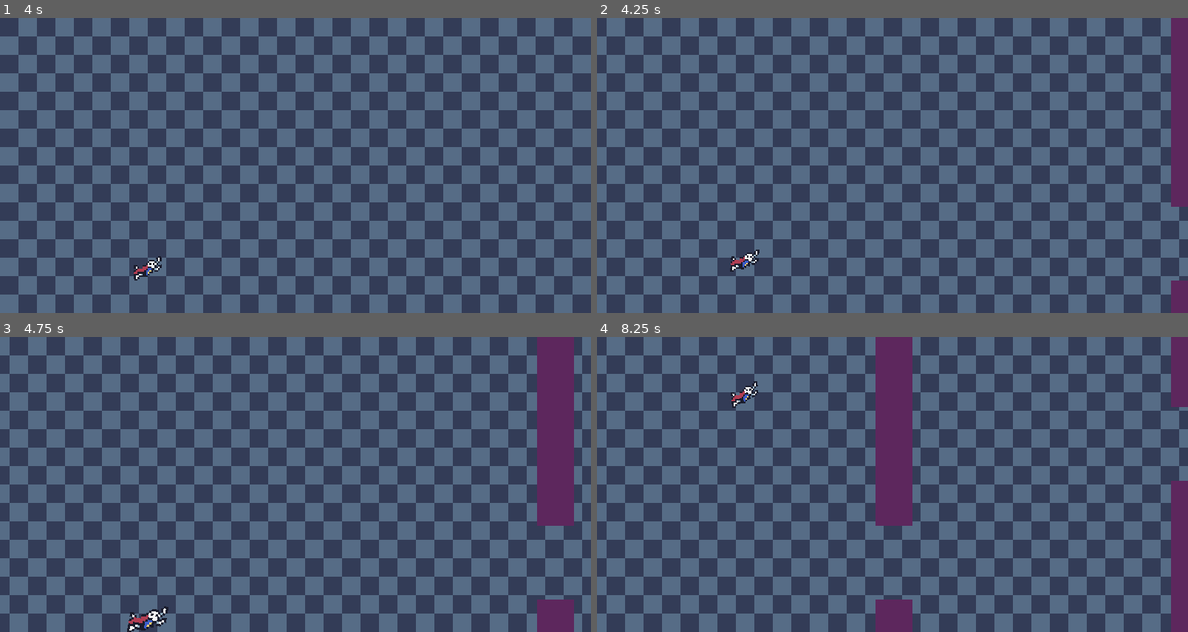
Above: before the commit, frames 1-4 (two rows, left to right).
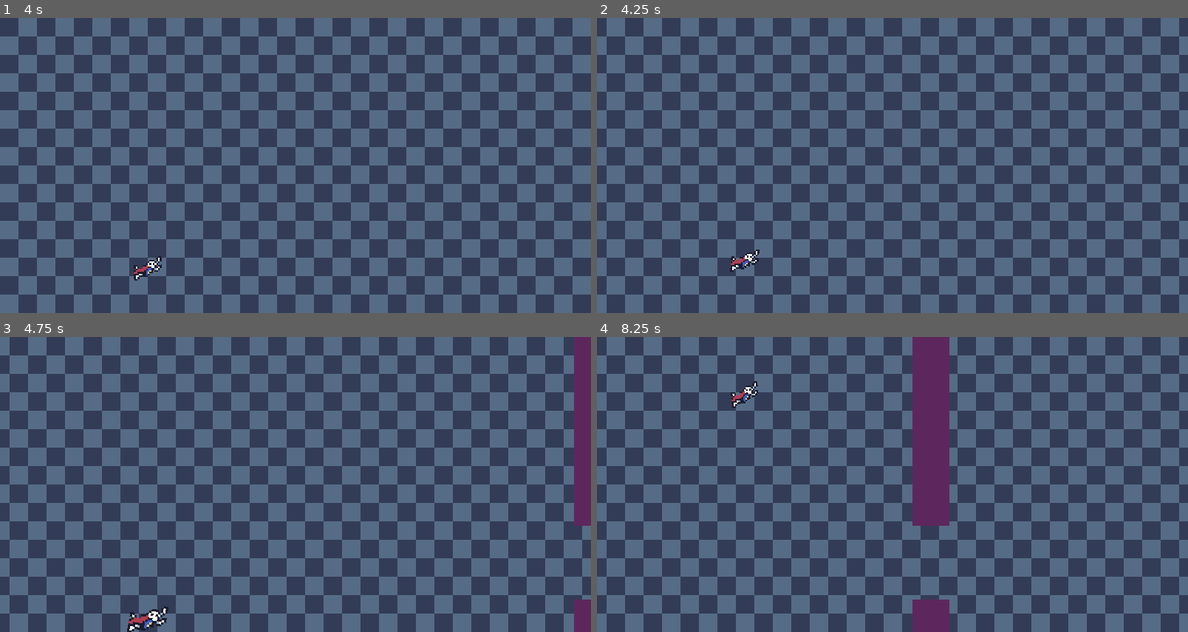
Above: after the commit, the same moments.

Repository: shadow-crafter/Super-Scale-Man
Game: Godot game, scene res://Scenes/game.tscn
Two runs of this game, one before a commit and one after it. Both use one fixed random seed, a clock stepped at 60 frames per second and the inputs below.
Inputs (mouse positions are in pixels of both pictures, inside the frame that each line leads up to):
- Up to frame 1 (4 s): move the mouse to (425, 150) at 0.52 s; hold W (Move_up) 0.53-1.28 s; right-click (425, 150) at 0.6 s; move the mouse to (177, 180) at 1.27 s; hold S (Move_down) 1.28-2.03 s; click (177, 180) at 1.35 s; move the mouse to (354, 100) at 2.02 s; hold W (Move_up) 2.03-3.53 s; right-click (354, 100) at 2.1 s; move the mouse to (265, 224) at 2.77 s; click (265, 224) at 2.85 s; move the mouse to (472, 209) at 3.52 s; hold S (Move_down) from 3.53 s (still down); right-click (472, 209) at 3.6 s
- Up to frame 2 (4.25 s): keep holding S (Move_down)
- Up to frame 3 (4.75 s): keep holding S (Move_down); move the mouse to (118, 440) at 4.27 s; click (118, 440) at 4.35 s
- Up to frame 4 (8.25 s): move the mouse to (922, 484) at 5.02 s; right-click (922, 484) at 5.1 s; move the mouse to (803, 410) at 5.77 s; release S (Move_down) at 5.78 s; hold W (Move_up) 5.78-8.03 s; click (803, 410) at 5.85 s; move the mouse to (1022, 469) at 6.52 s; right-click (1022, 469) at 6.6 s; move the mouse to (774, 499) at 7.27 s; click (774, 499) at 7.35 s; move the mouse to (951, 419) at 8.02 s; hold S (Move_down) from 8.03 s (still down); right-click (951, 419) at 8.1 s

Frame 1 is identical in both runs. In frame 2, 2.2% of the frame differs, in the area x 97-100%, y 0-100%; in frame 3, 6.8%; in frame 4, 12%, in the area x 47-100%, y 0-100%.

Commit message:
Add button segment
Added button segment. When you press the button, the obstacle disappears.

Diff:
--- a/Resources/level_segment/level_segment.gd
+++ b/Resources/level_segment/level_segment.gd
@@ -2,7 +2,7 @@
 
 @export var move_speed = 64.0
 
-func _physics_process(delta: float) -> void:
+func _process(delta: float) -> void:
 	position.x -= move_speed * delta
 
 func _on_visible_on_screen_notifier_2d_screen_exited() -> void:
--- a/Scenes/Player/player.gd
+++ b/Scenes/Player/player.gd
@@ -1,4 +1,4 @@
-extends CharacterBody2D
+class_name Player extends CharacterBody2D
 
 @export var move_speed: float = 256.0
 @export var acceleration: float = 256.0
--- /dev/null
+++ b/Scenes/button/button.gd
@@ -0,0 +1,13 @@
+extends Area2D
+
+var pressed: bool = false
+
+@onready var sprite: Sprite2D = $Sprite2D
+
+func _on_area_entered(_area: Area2D) -> void:
+	pressed = true
+	sprite.frame = int(pressed)
+
+func _on_area_exited(_area: Area2D) -> void:
+	pressed = false
+	sprite.frame = int(pressed)
--- /dev/null
+++ b/Scenes/button/button.tscn
@@ -0,0 +1,23 @@
+[gd_scene load_steps=4 format=3 uid="uid://cd54ux3r0giuf"]
+
+[ext_resource type="Texture2D" uid="uid://daam3j54hl4qq" path="res://Assets/Button-Sheet.png" id="1_3ct5x"]
+[ext_resource type="Script" path="res://Scenes/button/button.gd" id="1_kifw2"]
+
+[sub_resource type="RectangleShape2D" id="RectangleShape2D_b3on0"]
+size = Vector2(42, 42)
+
+[node name="Button" type="Area2D"]
+collision_layer = 4
+script = ExtResource("1_kifw2")
+
+[node name="Sprite2D" type="Sprite2D" parent="."]
+scale = Vector2(2, 2)
+texture = ExtResource("1_3ct5x")
+hframes = 2
+
+[node name="CollisionShape2D" type="CollisionShape2D" parent="."]
+shape = SubResource("RectangleShape2D_b3on0")
+debug_color = Color(0.717683, 0.328697, 0.882009, 0.42)
+
+[connection signal="area_entered" from="." to="." method="_on_area_entered"]
+[connection signal="area_exited" from="." to="." method="_on_area_exited"]
--- a/Scenes/game.tscn
+++ b/Scenes/game.tscn
@@ -18,7 +18,7 @@
 centered = false
 
 [node name="Segment_Spawner" parent="." instance=ExtResource("2_wsyxe")]
-position = Vector2(512, 0)
+position = Vector2(544, 0)
 
 [node name="Player" parent="." instance=ExtResource("2_svo5w")]
 position = Vector2(128, 128)
--- a/Scenes/level_segments/basic_segment.tscn
+++ b/Scenes/level_segments/basic_segment.tscn
@@ -2,7 +2,7 @@
 
 [ext_resource type="PackedScene" uid="uid://tw2cfj62ivwi" path="res://Resources/level_segment/level_segment.tscn" id="1_e0gdn"]
 [ext_resource type="Script" path="res://Scenes/level_segments/basic_segment.gd" id="2_qbglb"]
-[ext_resource type="Texture2D" uid="uid://bqwu4vf5w33hr" path="res://Assets/test_segment.png" id="2_td1qs"]
+[ext_resource type="Texture2D" uid="uid://bqwu4vf5w33hr" path="res://Assets/broken_segment.png" id="2_td1qs"]
 
 [node name="BasicSegment" instance=ExtResource("1_e0gdn")]
 script = ExtResource("2_qbglb")
--- /dev/null
+++ b/Scenes/level_segments/button_segment.gd
@@ -0,0 +1,16 @@
+extends LevelSegment
+
+@onready var sprite: Sprite2D = $Sprite2D
+@onready var hitbox: CollisionShape2D = $Area2D/CollisionShape2D
+@onready var button_container: Node2D = $Buttons
+
+func _physics_process(_delta: float) -> void:
+	var all_pressed: bool = true
+	for button in button_container.get_children():
+		if not button.pressed:
+			all_pressed = false
+			break
+
+	if all_pressed:
+		sprite.visible = false
+		hitbox.disabled = true
--- /dev/null
+++ b/Scenes/level_segments/button_segment.tscn
@@ -0,0 +1,30 @@
+[gd_scene load_steps=6 format=3 uid="uid://4plweihbfvvm"]
+
+[ext_resource type="PackedScene" uid="uid://tw2cfj62ivwi" path="res://Resources/level_segment/level_segment.tscn" id="1_35mn1"]
+[ext_resource type="Script" path="res://Scenes/level_segments/button_segment.gd" id="2_ppxqb"]
+[ext_resource type="Texture2D" uid="uid://bt7b164xwyrd2" path="res://Assets/full_segment.png" id="2_wsaf0"]
+[ext_resource type="PackedScene" uid="uid://cd54ux3r0giuf" path="res://Scenes/button/button.tscn" id="3_dswx0"]
+
+[sub_resource type="RectangleShape2D" id="RectangleShape2D_ibhlh"]
+size = Vector2(32, 256)
+
+[node name="LevelSegment" instance=ExtResource("1_35mn1")]
+script = ExtResource("2_ppxqb")
+
+[node name="Sprite2D" parent="." index="0"]
+texture = ExtResource("2_wsaf0")
+offset = Vector2(0, 128)
+
+[node name="Buttons" type="Node2D" parent="." index="1"]
+
+[node name="Button" parent="Buttons" index="0" instance=ExtResource("3_dswx0")]
+position = Vector2(-64, 128)
+
+[node name="CollisionShape2D" type="CollisionShape2D" parent="Area2D" index="0"]
+position = Vector2(0, 128)
+shape = SubResource("RectangleShape2D_ibhlh")
+
+[node name="VisibleOnScreenNotifier2D" parent="." index="3"]
+position = Vector2(-26.5, 0)
+scale = Vector2(1.82813, 1)
+rect = Rect2(-32, 0, 64, 256)
--- a/Scenes/segment_spawner/segment_spawner.tscn
+++ b/Scenes/segment_spawner/segment_spawner.tscn
@@ -1,11 +1,12 @@
-[gd_scene load_steps=3 format=3 uid="uid://bvxuo1xruaesu"]
+[gd_scene load_steps=4 format=3 uid="uid://bvxuo1xruaesu"]
 
 [ext_resource type="Script" path="res://Scenes/segment_spawner/segment_spawner.gd" id="1_322sk"]
 [ext_resource type="PackedScene" uid="uid://cxu5mt8s2poq4" path="res://Scenes/level_segments/basic_segment.tscn" id="2_dcs1n"]
+[ext_resource type="PackedScene" uid="uid://4plweihbfvvm" path="res://Scenes/level_segments/button_segment.tscn" id="3_lkolo"]
 
 [node name="Segment_Spawner" type="Node2D"]
 script = ExtResource("1_322sk")
-segments = Array[PackedScene]([ExtResource("2_dcs1n")])
+segments = Array[PackedScene]([ExtResource("2_dcs1n"), ExtResource("3_lkolo")])
 
 [node name="SpawnDelay" type="Timer" parent="."]
 wait_time = 4.0
Binary file added: Assets/Button-Sheet.png
Not shown, added: Assets/Button-Sheet.png.import
Renamed: Assets/test_segment.png -> Assets/broken_segment.png
Not shown, added: Assets/broken_segment.png.import
Binary file added: Assets/full_segment.png
Not shown, changed: Assets/full_segment.png.import
